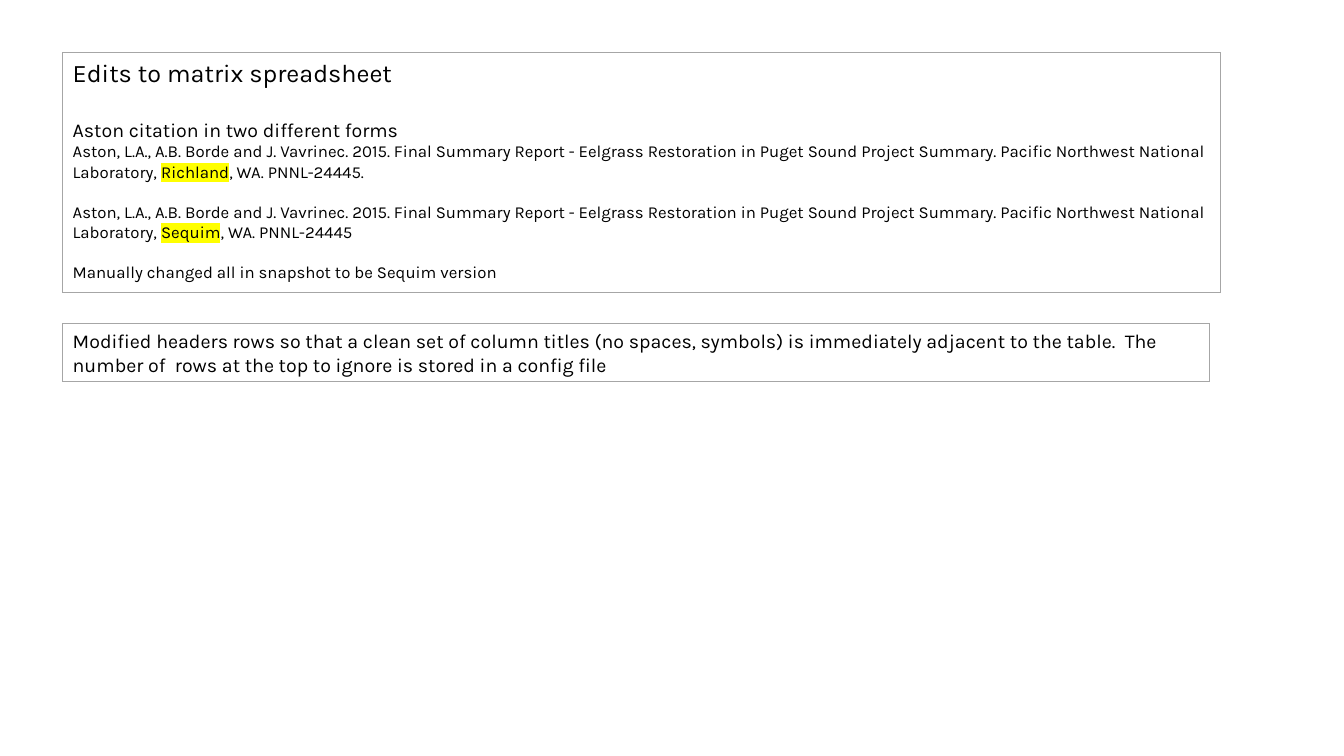
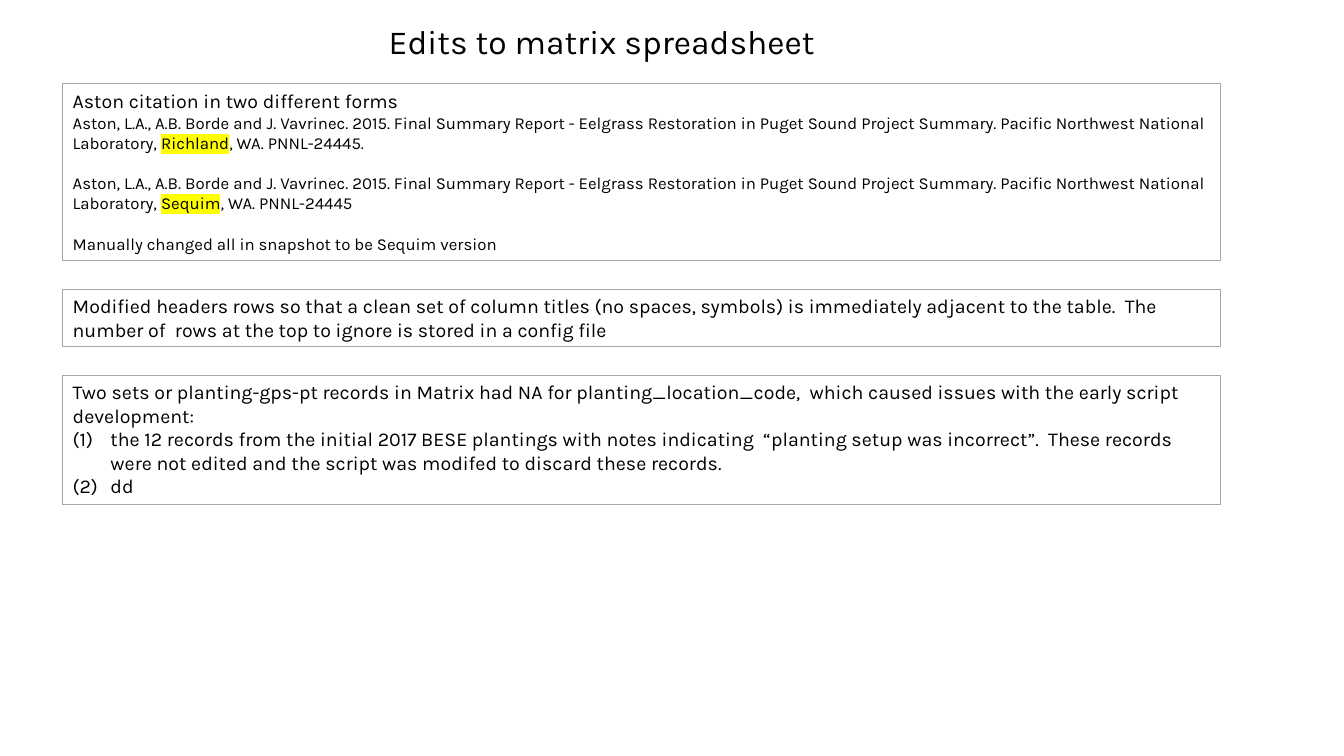
Before and after one commit to WA-Nearshore/seagrass-restoration-processing, a slide deck: slide 12 of docs/seagrass_restoration_storymap_notes.pptx. Drawn at 1344x756 pixels with LibreOffice and Linux fonts; fonts in the diff are those of the drawing. Boxes give left, top, right and bottom in pixels: in the first picture for what was removed or moved away, otherwise in the second. Text is boxed around its words. In the diff, an @@ line names an element or a change of style, - is before the commit and + after.

Commit message:
Working with NA location code cases.

```diff
--- a/docs/seagrass_restoration_storymap_notes.pptx
+++ b/docs/seagrass_restoration_storymap_notes.pptx
@@ text added at <box>389,31,814,62</box>, 24 pt, text #000000 @@
+Edits to matrix spreadsheet
@@ rectangle "Aston citation in two different ...": place and size @@
-rectangle "Aston citation in two different ..." at <box>63,52,1221,293</box>
+rectangle "Aston citation in two different ..." at <box>63,84,1221,260</box>
@@ text in rectangle at <box>73,64,392,88</box>: paragraph removed @@
-Edits to matrix spreadsheet
@@ rectangle "Modified headers rows so that ...": place and size @@
-rectangle "Modified headers rows so that ..." at <box>63,324,1210,381</box>
+rectangle "Modified headers rows so that ..." at <box>63,289,1221,347</box>
@@ rectangle added at <box>63,375,1221,504</box>, outline #A6A6A6 0.75 pt, 14 pt, text #000000 @@
+Two sets or planting-gps-pt records in Matrix had NA for planting_location_code, which caused issues with the early script development:
+(1) the 12 records from the initial 2017 BESE plantings with notes indicating “planting setup was incorrect”. These records were not edited and the script was modifed to discard these records.
+(2) dd
```
Also in this commit, not shown: 1 other file.
